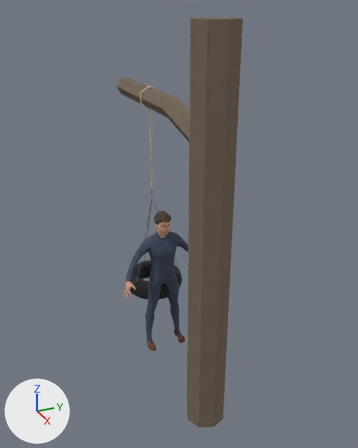
A saved change to the glTF model priv/models/swing_tire_person.mid.glb.
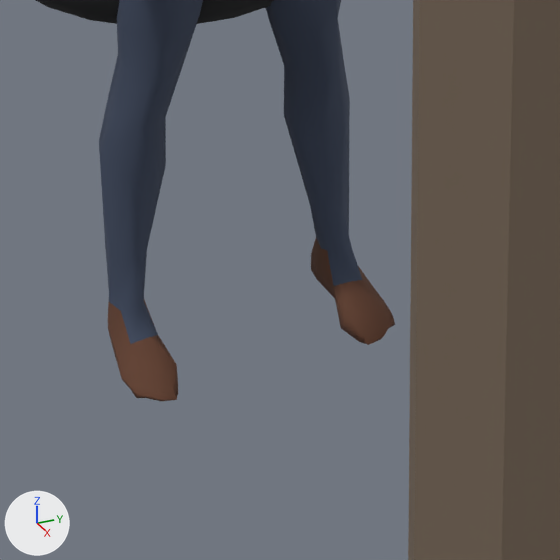
Old and new are each drawn whole from a 50 mm camera at (4.88, -1.86, 3.99) aimed at (0.51, 0.1, 1.8) and again close up on the part from 37% to 58% of the width and 66% to 83% of the height. Arrows for +X, +Y and +Z are at lower left; the lights stay in place. The first two pictures are the older version. Where no turn or scale is listed for an object, it has been applied to the vertices. Vertices at exactly the same position are counted once.

Names of what the first close-up shows: 'person_mesh', 'spin_swing_tire_person', 'swing_tire_person'.
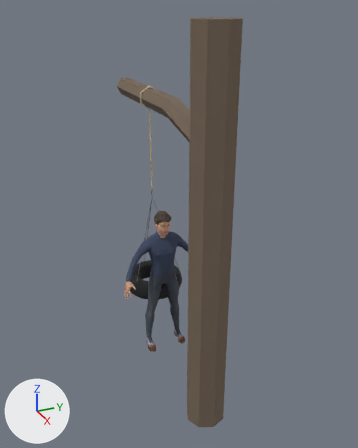
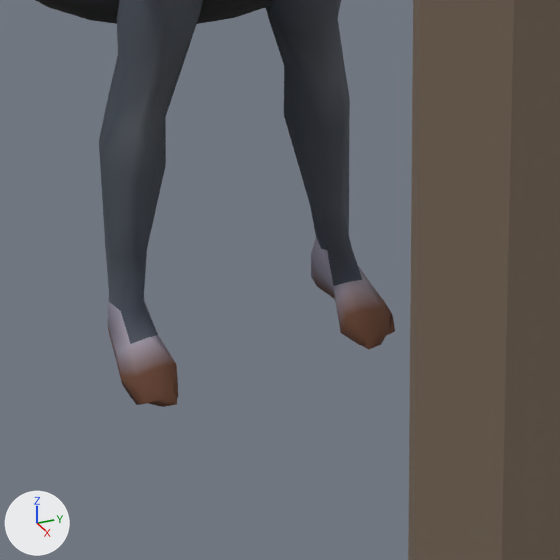
Pixel boxes [x1, y1, x2, y2] of what changed, in the close-ups (560 x 560 px; the box of a moved part takes in the faces that stretch with it):
'person_mesh', recoloured, reshaped
    before: [99, 0, 395, 401]
    after: [99, 0, 395, 407]
part 1 of me_person_mesh, moved or reshaped
    before: [121, 366, 178, 401]
    after: [117, 364, 178, 407]
part 2 of me_person_mesh, moved or reshaped
    before: [311, 256, 395, 345]
    after: [311, 256, 395, 350]

Edits to the bpy script that builds the scene:
```text
Change mat_color_male_casualsuit01:
    where n0 = _N.new('ShaderNodeBsdfPrincipled'); n0.name = 'Principled BSDF'
    remove n0.inputs[0].default_value = (0.0497, 0.0685, 0.117, 1.0)  # 'Base Color', dark blue #3f4a60
    add n2 = _N.new('ShaderNodeVertexColor'); n2.name = 'Color Attribute'
    add _L.new(n2.outputs[0], n0.inputs[0])  # 'Color' to 'Base Color'
Change mat_color_shoes01:
    where n0 = _N.new('ShaderNodeBsdfPrincipled'); n0.name = 'Principled BSDF'
    remove n0.inputs[0].default_value = (0.122, 0.0482, 0.0252, 1.0)  # 'Base Color', brown #623e2c
    add n2 = _N.new('ShaderNodeVertexColor'); n2.name = 'Color Attribute'
    add _L.new(n2.outputs[0], n0.inputs[0])  # 'Color' to 'Base Color'
Change me_person_mesh:
    where me_person_mesh.from_pydata(...)  # 3748 vertices, 7234 faces; spans x -0.1..0.36, y -0.55..0.55, z 0.0..1.71
    used by ob_person_mesh; location = (0.264, 0.0, 0.171)
    before: 719 (-0.04, -0.18, 0.01), 720 (-0.04, -0.2, 0.01), 721 (-0.04, -0.16, 0.01), 729 (0.1, -0.23, 0.01) at pixel (121, 379), 731 (-0.01, -0.16, 0.01)
    before: 733 (0.12, -0.15, 0.01) at pixel (177, 374), 734 (0.16, -0.21, 0.01) at pixel (145, 398), 735 (0.18, -0.19, 0.01) at pixel (162, 401), 737 (0.16, -0.22, 0.02) at pixel (144, 395), 738 (0.17, -0.16, 0.01) at pixel (177, 395)
    before: 739 (0.18, -0.17, 0.01) at pixel (177, 399), 740 (0.16, -0.23, 0.01) at pixel (136, 398), 743 (0.06, -0.18, 0.02), 746 (0.05, -0.21, 0.01), 751 (0.13, -0.23, 0.02) at pixel (129, 388)
    before: 753 (0.16, -0.18, 0.01), 754 (0.15, -0.21, 0.01), 755 (-0.01, -0.2, 0.01)
    before: 762 (-0.04, 0.18, 0.01), 763 (-0.04, 0.2, 0.01), 764 (-0.04, 0.16, 0.01) at pixel (310, 269), 772 (0.1, 0.23, 0.01), 774 (-0.01, 0.16, 0.01) at pixel (316, 279)
    before: 776 (0.12, 0.15, 0.01) at pixel (340, 328), 777 (0.16, 0.21, 0.01) at pixel (387, 329), 778 (0.16, 0.22, 0.02) at pixel (389, 325), 780 (0.18, 0.19, 0.01) at pixel (381, 339), 781 (0.18, 0.17, 0.01) at pixel (368, 344)
    before: 782 (0.17, 0.16, 0.01) at pixel (362, 343), 783 (0.16, 0.23, 0.01) at pixel (395, 324), 786 (0.06, 0.18, 0.02), 789 (0.05, 0.21, 0.01), 794 (0.13, 0.23, 0.02)
    before: 796 (0.16, 0.18, 0.01), 797 (0.15, 0.21, 0.01), 798 (-0.01, 0.2, 0.01)
    me_person_mesh part 1
    add for i in [719, 720, 721, 729, 731, 733, 734, 735, 738, 739, 740, 746, 753, 754, 755]: me_person_mesh.vertices[i].co += Vector((0.0, 0.0, -0.01))
    add for i in [737, 743, 751]: me_person_mesh.vertices[i].co += Vector((0.0, 0.0, -0.02))
    me_person_mesh part 2
    add for i in [762, 763, 764, 772, 774, 776, 777, *range(780, 784), 789, 796, 797, 798]: me_person_mesh.vertices[i].co += Vector((0.0, 0.0, -0.01))
    add for i in [778, 786, 794]: me_person_mesh.vertices[i].co += Vector((0.0, 0.0, -0.02))
    me_person_mesh part 3: vertex colours changed
```
